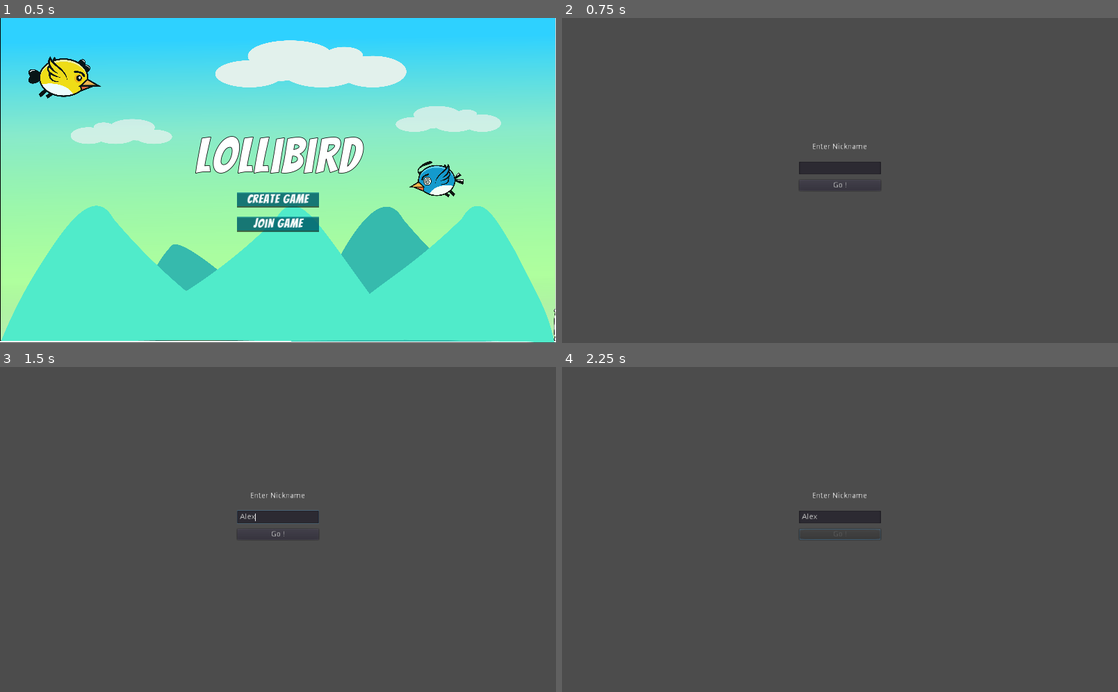
Above: before the commit, frames 1-4 (two rows, left to right).
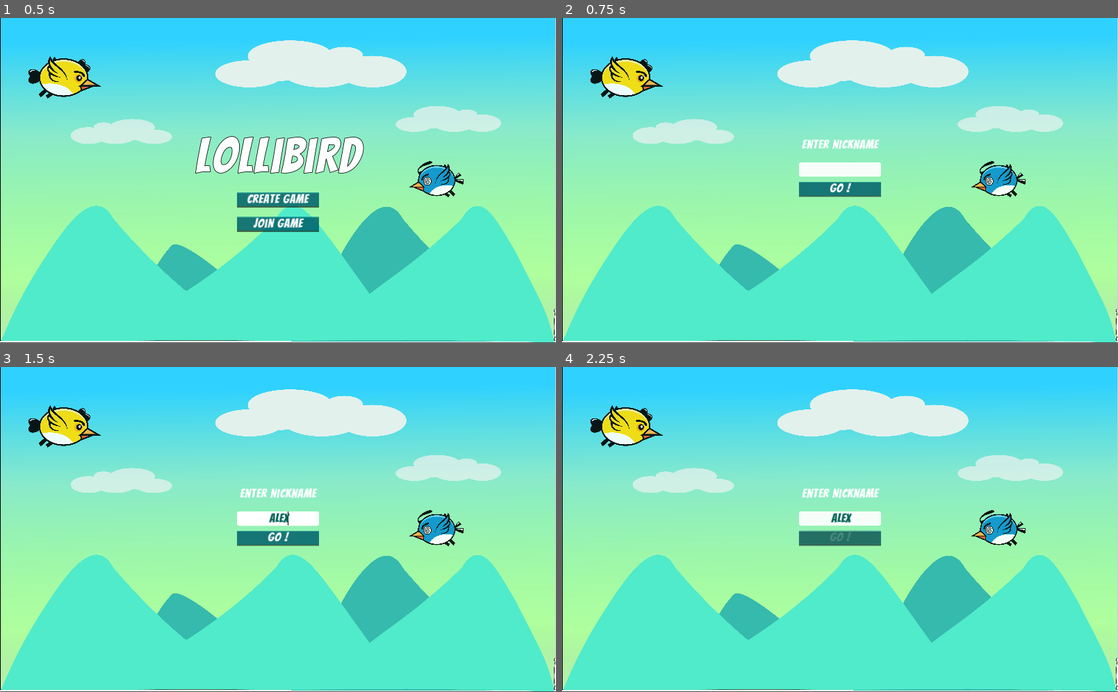
Above: after the commit, the same moments.

Repository: putskan/LolliBird
Game: Godot game, scene res://src/UI/MainMenu.tscn
The game is run twice, just before and just after one commit, with the same random seed, the same clock (stepped at 60 frames per second) and the same inputs.
Inputs (mouse positions are in pixels of both pictures, inside the frame that each line leads up to):
- Up to frame 1 (0.5 s): no input
- Up to frame 2 (0.75 s): click "Create Game" at 0.5 s
- Up to frame 3 (1.5 s): click (278, 516) at 1.27 s; type "Alex" at 1.35 s
- Up to frame 4 (2.25 s): click "Go !" at 2 s

Frame 1 is identical in both runs. In frame 2, 100% of the frame differs, in the area x 0-100%, y 0-100%; in frame 3, 100%; in frame 4, 100%.

Commit message:
Add pretty UI to all menus

Diff:
--- a/Game/Client/src/Players/LobbyBird.tscn
+++ b/Game/Client/src/Players/LobbyBird.tscn
@@ -1,7 +1,13 @@
-[gd_scene load_steps=3 format=2]
+[gd_scene load_steps=5 format=2]
 
 [ext_resource path="res://src/Players/GenericPlayer.tscn" type="PackedScene" id=1]
 [ext_resource path="res://src/Players/LobbyBird.gd" type="Script" id=2]
+[ext_resource path="res://assets/fonts/Bangers-Regular.ttf" type="DynamicFontData" id=3]
+
+[sub_resource type="DynamicFont" id=1]
+size = 15
+extra_spacing_char = 1
+font_data = ExtResource( 3 )
 
 [node name="LobbyBird" type="Control" groups=[
 "LobbyBirds",
@@ -42,7 +48,8 @@
 [node name="PlayerName" type="Label" parent="VBoxContainer"]
 margin_top = 34.0
 margin_right = 101.0
-margin_bottom = 48.0
+margin_bottom = 51.0
+custom_fonts/font = SubResource( 1 )
 text = "PlayerName"
 align = 1
 __meta__ = {
--- /dev/null
+++ b/Game/Client/src/UI/BasicLineEdit.tscn
@@ -0,0 +1,12 @@
+[gd_scene format=2]
+
+[node name="BasicLineEdit" type="LineEdit"]
+margin_top = 37.0
+margin_right = 150.0
+margin_bottom = 72.0
+align = 1
+caret_blink = true
+caret_blink_speed = 0.55
+__meta__ = {
+"_edit_use_anchors_": false
+}
--- a/Game/Client/src/UI/GameLobby.tscn
+++ b/Game/Client/src/UI/GameLobby.tscn
@@ -1,6 +1,9 @@
-[gd_scene load_steps=2 format=2]
+[gd_scene load_steps=5 format=2]
 
+[ext_resource path="res://src/UI/themes/main_theme.tres" type="Theme" id=1]
 [ext_resource path="res://src/UI/GameLobby.gd" type="Script" id=2]
+[ext_resource path="res://src/UI/MenuBg.tscn" type="PackedScene" id=3]
+[ext_resource path="res://src/UI/LobbyBg.tscn" type="PackedScene" id=4]
 
 [node name="GameLobby" type="MarginContainer"]
 anchor_right = 1.0
@@ -9,6 +12,7 @@
 margin_top = 50.0
 margin_right = -50.0
 margin_bottom = -50.0
+theme = ExtResource( 1 )
 script = ExtResource( 2 )
 __meta__ = {
 "_edit_use_anchors_": false
@@ -21,29 +25,27 @@
 alignment = 1
 
 [node name="HBoxContainer" type="HBoxContainer" parent="VBoxContainer"]
-margin_top = 15.0
+margin_top = 11.0
 margin_right = 924.0
-margin_bottom = 35.0
+margin_bottom = 38.0
 __meta__ = {
 "_edit_use_anchors_": false
 }
 
-[node name="RoomID" type="RichTextLabel" parent="VBoxContainer/HBoxContainer"]
+[node name="RoomID" type="Label" parent="VBoxContainer/HBoxContainer"]
 margin_right = 150.0
-margin_bottom = 20.0
+margin_bottom = 27.0
 rect_min_size = Vector2( 150, 20 )
 size_flags_horizontal = 0
 size_flags_vertical = 0
+custom_colors/font_color = Color( 0, 0, 0, 1 )
 text = "PIN: "
-__meta__ = {
-"_edit_use_anchors_": false
-}
 
 [node name="StartGame" type="Button" parent="VBoxContainer/HBoxContainer"]
 margin_left = 154.0
-margin_right = 237.0
-margin_bottom = 20.0
-rect_min_size = Vector2( 70, 20 )
+margin_right = 284.0
+margin_bottom = 27.0
+rect_min_size = Vector2( 130, 27 )
 size_flags_horizontal = 0
 size_flags_vertical = 0
 text = "Start Game"
@@ -52,16 +54,16 @@
 }
 
 [node name="Teams" type="VBoxContainer" parent="VBoxContainer"]
-margin_top = 105.0
+margin_top = 108.0
 margin_right = 924.0
-margin_bottom = 315.0
+margin_bottom = 318.0
 custom_constants/separation = 10
 
 [node name="Team1" type="ColorRect" parent="VBoxContainer/Teams"]
 margin_right = 924.0
 margin_bottom = 100.0
-rect_min_size = Vector2( 700, 100 )
-color = Color( 0.627451, 0, 0.443137, 1 )
+rect_min_size = Vector2( 924, 100 )
+color = Color( 0.777344, 0, 0.583008, 0.784314 )
 
 [node name="Team1Label" type="Label" parent="VBoxContainer/Teams/Team1"]
 margin_left = 5.0
@@ -72,10 +74,9 @@
 }
 
 [node name="BirdsContainer" type="HBoxContainer" parent="VBoxContainer/Teams/Team1"]
-anchor_top = 1.0
+anchor_top = 0.5
 anchor_right = 1.0
-anchor_bottom = 1.0
-margin_top = -50.0
+anchor_bottom = 0.5
 custom_constants/separation = 10
 __meta__ = {
 "_edit_use_anchors_": false
@@ -85,12 +86,15 @@
 margin_top = 110.0
 margin_right = 924.0
 margin_bottom = 210.0
-rect_min_size = Vector2( 700, 100 )
-color = Color( 0, 0.262745, 0.886275, 1 )
+rect_min_size = Vector2( 924, 100 )
+color = Color( 0, 0.0743408, 0.679688, 0.784314 )
 
 [node name="Team2Label" type="Label" parent="VBoxContainer/Teams/Team2"]
 margin_left = 5.0
 margin_top = 5.0
+margin_right = 69.0
+margin_bottom = 62.0
+rect_min_size = Vector2( 60, 27 )
 text = "Team 2
 "
 __meta__ = {
@@ -98,21 +102,20 @@
 }
 
 [node name="BirdsContainer" type="HBoxContainer" parent="VBoxContainer/Teams/Team2"]
-anchor_top = 1.0
+anchor_top = 0.5
 anchor_right = 1.0
-anchor_bottom = 1.0
-margin_top = -50.0
+anchor_bottom = 0.5
 custom_constants/separation = 10
 __meta__ = {
 "_edit_use_anchors_": false
 }
 
 [node name="Unassigned" type="ColorRect" parent="VBoxContainer"]
-margin_top = 385.0
+margin_top = 388.0
 margin_right = 924.0
-margin_bottom = 485.0
-rect_min_size = Vector2( 700, 100 )
-color = Color( 0.109804, 0.109804, 0.109804, 1 )
+margin_bottom = 488.0
+rect_min_size = Vector2( 924, 100 )
+color = Color( 0, 0, 0, 0.784314 )
 
 [node name="UnassignedLabel" type="Label" parent="VBoxContainer/Unassigned"]
 margin_left = 5.0
@@ -126,14 +129,15 @@
 }
 
 [node name="BirdsContainer" type="HBoxContainer" parent="VBoxContainer/Unassigned"]
-anchor_top = 1.0
+anchor_top = 0.5
 anchor_right = 1.0
-anchor_bottom = 1.0
-margin_left = 20.0
-margin_top = -50.0
-margin_right = -20.0
+anchor_bottom = 0.5
 custom_constants/separation = 10
 __meta__ = {
 "_edit_use_anchors_": false
 }
+
+[node name="MenuBg" parent="." instance=ExtResource( 3 )]
+
+[node name="LobbyBg" parent="." instance=ExtResource( 4 )]
 [connection signal="pressed" from="VBoxContainer/HBoxContainer/StartGame" to="." method="_on_StartGame_pressed"]
--- a/Game/Client/src/UI/JoinRoom.tscn
+++ b/Game/Client/src/UI/JoinRoom.tscn
@@ -1,7 +1,10 @@
-[gd_scene load_steps=3 format=2]
+[gd_scene load_steps=6 format=2]
 
 [ext_resource path="res://src/UI/JoinRoom.gd" type="Script" id=1]
 [ext_resource path="res://src/UI/BasicButton1.tscn" type="PackedScene" id=2]
+[ext_resource path="res://src/UI/MenuBg.tscn" type="PackedScene" id=3]
+[ext_resource path="res://src/UI/themes/main_theme.tres" type="Theme" id=4]
+[ext_resource path="res://src/UI/BasicLineEdit.tscn" type="PackedScene" id=5]
 
 [node name="PlayerLogin" type="MarginContainer"]
 anchor_right = 1.0
@@ -10,6 +13,7 @@
 margin_top = 50.0
 margin_right = -50.0
 margin_bottom = -100.0
+theme = ExtResource( 4 )
 script = ExtResource( 1 )
 __meta__ = {
 "_edit_use_anchors_": false
@@ -21,34 +25,31 @@
 
 [node name="VBoxContainer" type="VBoxContainer" parent="CenterContainer"]
 margin_left = 387.0
-margin_top = 181.0
+margin_top = 169.0
 margin_right = 537.0
-margin_bottom = 269.0
+margin_bottom = 280.0
 size_flags_vertical = 3
 custom_constants/separation = 20
 alignment = 1
 
 [node name="VBoxContainer2" type="VBoxContainer" parent="CenterContainer/VBoxContainer"]
 margin_right = 150.0
-margin_bottom = 48.0
+margin_bottom = 64.0
 custom_constants/separation = 10
 
 [node name="Label2" type="Label" parent="CenterContainer/VBoxContainer/VBoxContainer2"]
 margin_right = 150.0
-margin_bottom = 14.0
+margin_bottom = 27.0
 text = "Enter PIN"
 align = 1
 
-[node name="RoomIDInput" type="LineEdit" parent="CenterContainer/VBoxContainer/VBoxContainer2"]
-margin_top = 24.0
-margin_right = 150.0
-margin_bottom = 48.0
-__meta__ = {
-"_edit_use_anchors_": false
-}
+[node name="RoomIDInput" parent="CenterContainer/VBoxContainer/VBoxContainer2" instance=ExtResource( 5 )]
+margin_bottom = 64.0
 
 [node name="Join" parent="CenterContainer/VBoxContainer" instance=ExtResource( 2 )]
-margin_top = 68.0
-margin_bottom = 88.0
+margin_top = 84.0
+margin_bottom = 111.0
 text = "Join"
+
+[node name="MenuBg" parent="." instance=ExtResource( 3 )]
 [connection signal="pressed" from="CenterContainer/VBoxContainer/Join" to="." method="_on_Join_pressed"]
--- /dev/null
+++ b/Game/Client/src/UI/LobbyBg.tscn
@@ -0,0 +1,15 @@
+[gd_scene load_steps=2 format=2]
+
+[ext_resource path="res://assets/backgrounds/Flat Nature Art.png" type="Texture" id=1]
+
+[node name="LobbyBg" type="CanvasLayer"]
+layer = -1
+
+[node name="TextureRect" type="TextureRect" parent="."]
+anchor_right = 1.0
+anchor_bottom = 1.0
+texture = ExtResource( 1 )
+expand = true
+__meta__ = {
+"_edit_use_anchors_": false
+}
--- a/Game/Client/src/UI/MainMenu.tscn
+++ b/Game/Client/src/UI/MainMenu.tscn
@@ -5,7 +5,6 @@
 [ext_resource path="res://src/UI/MenuBg.tscn" type="PackedScene" id=3]
 [ext_resource path="res://src/UI/themes/title_theme.tres" type="Theme" id=6]
 [ext_resource path="res://src/UI/themes/main_theme.tres" type="Theme" id=7]
-
 
 [node name="MainMenu" type="MarginContainer"]
 anchor_right = 1.0
--- a/Game/Client/src/UI/UserPrefs.tscn
+++ b/Game/Client/src/UI/UserPrefs.tscn
@@ -1,7 +1,10 @@
-[gd_scene load_steps=3 format=2]
+[gd_scene load_steps=6 format=2]
 
 [ext_resource path="res://src/UI/UserPrefs.gd" type="Script" id=1]
 [ext_resource path="res://src/UI/BasicButton1.tscn" type="PackedScene" id=2]
+[ext_resource path="res://src/UI/BasicLineEdit.tscn" type="PackedScene" id=3]
+[ext_resource path="res://src/UI/MenuBg.tscn" type="PackedScene" id=4]
+[ext_resource path="res://src/UI/themes/main_theme.tres" type="Theme" id=5]
 
 [node name="PlayerLogin" type="MarginContainer"]
 anchor_right = 1.0
@@ -10,6 +13,7 @@
 margin_top = 50.0
 margin_right = -50.0
 margin_bottom = -100.0
+theme = ExtResource( 5 )
 script = ExtResource( 1 )
 __meta__ = {
 "_edit_use_anchors_": false
@@ -21,34 +25,33 @@
 
 [node name="VBoxContainer" type="VBoxContainer" parent="CenterContainer"]
 margin_left = 387.0
-margin_top = 181.0
+margin_top = 169.0
 margin_right = 537.0
-margin_bottom = 269.0
+margin_bottom = 280.0
 size_flags_vertical = 3
 custom_constants/separation = 20
 alignment = 1
 
 [node name="Label" type="Label" parent="CenterContainer/VBoxContainer"]
 margin_right = 150.0
-margin_bottom = 14.0
+margin_bottom = 27.0
 text = "Enter Nickname"
 align = 1
 
 [node name="VBoxContainer" type="VBoxContainer" parent="CenterContainer/VBoxContainer"]
-margin_top = 34.0
+margin_top = 47.0
 margin_right = 150.0
-margin_bottom = 88.0
+margin_bottom = 111.0
 custom_constants/separation = 10
 
-[node name="NicknameInput" type="LineEdit" parent="CenterContainer/VBoxContainer/VBoxContainer"]
-margin_right = 150.0
-margin_bottom = 24.0
-__meta__ = {
-"_edit_use_anchors_": false
-}
+[node name="NicknameInput" parent="CenterContainer/VBoxContainer/VBoxContainer" instance=ExtResource( 3 )]
+margin_top = 0.0
+margin_bottom = 27.0
 
 [node name="Create" parent="CenterContainer/VBoxContainer/VBoxContainer" instance=ExtResource( 2 )]
-margin_top = 34.0
-margin_bottom = 54.0
+margin_top = 37.0
+margin_bottom = 64.0
 text = "Go !"
+
+[node name="MenuBg" parent="." instance=ExtResource( 4 )]
 [connection signal="pressed" from="CenterContainer/VBoxContainer/VBoxContainer/Create" to="." method="_on_Create_pressed"]
--- a/Game/Client/src/UI/themes/main_theme.tres
+++ b/Game/Client/src/UI/themes/main_theme.tres
@@ -1,43 +1,63 @@
-[gd_resource type="Theme" load_steps=7 format=2]
+[gd_resource type="Theme" load_steps=8 format=2]
 
 [ext_resource path="res://assets/fonts/Bangers-Regular.ttf" type="DynamicFontData" id=1]
 
-[sub_resource type="StyleBoxFlat" id=4]
+[sub_resource type="StyleBoxFlat" id=1]
 bg_color = Color( 0, 0.505882, 0.560784, 0.407843 )
 shadow_size = 1
 shadow_offset = Vector2( 0, 2 )
 
-[sub_resource type="StyleBoxFlat" id=3]
+[sub_resource type="StyleBoxFlat" id=2]
 bg_color = Color( 0, 0.2, 0.223529, 0.643137 )
 shadow_size = 1
 shadow_offset = Vector2( 0, 2 )
 
-[sub_resource type="StyleBoxFlat" id=2]
+[sub_resource type="StyleBoxFlat" id=3]
 bg_color = Color( 0, 0.505882, 0.560784, 0.643137 )
 shadow_size = 1
 shadow_offset = Vector2( 0, 2 )
 
-[sub_resource type="StyleBoxFlat" id=5]
+[sub_resource type="StyleBoxFlat" id=4]
 bg_color = Color( 0, 0.505882, 0.560784, 0.952941 )
 shadow_size = 1
 shadow_offset = Vector2( 0, 2 )
 
-[sub_resource type="DynamicFont" id=1]
+[sub_resource type="StyleBoxFlat" id=6]
+bg_color = Color( 1, 1, 1, 0.92549 )
+corner_radius_top_left = 3
+corner_radius_top_right = 3
+corner_radius_bottom_right = 3
+corner_radius_bottom_left = 3
+
+[sub_resource type="DynamicFont" id=5]
 size = 24
 use_filter = true
 extra_spacing_char = 1
 font_data = ExtResource( 1 )
 
 [resource]
-default_font = SubResource( 1 )
+default_font = SubResource( 5 )
 Button/colors/font_color = Color( 1, 1, 1, 1 )
 Button/colors/font_color_disabled = Color( 0.9, 0.9, 0.9, 0.2 )
 Button/colors/font_color_hover = Color( 0.94, 0.94, 0.94, 1 )
 Button/colors/font_color_pressed = Color( 1, 1, 1, 1 )
 Button/constants/hseparation = 2
 Button/fonts/font = null
-Button/styles/disabled = SubResource( 4 )
+Button/styles/disabled = SubResource( 1 )
 Button/styles/focus = null
-Button/styles/hover = SubResource( 3 )
-Button/styles/normal = SubResource( 2 )
-Button/styles/pressed = SubResource( 5 )
+Button/styles/hover = SubResource( 2 )
+Button/styles/normal = SubResource( 3 )
+Button/styles/pressed = SubResource( 4 )
+LineEdit/colors/clear_button_color = Color( 1, 1, 1, 1 )
+LineEdit/colors/clear_button_color_pressed = Color( 1, 1, 1, 1 )
+LineEdit/colors/cursor_color = Color( 0, 0, 0, 1 )
+LineEdit/colors/font_color = Color( 0, 0.380392, 0.32549, 1 )
+LineEdit/colors/font_color_selected = Color( 0, 0, 0, 1 )
+LineEdit/colors/font_color_uneditable = Color( 0.88, 0.88, 0.88, 0.5 )
+LineEdit/colors/selection_color = Color( 0.49, 0.49, 0.49, 1 )
+LineEdit/constants/minimum_spaces = 8
+LineEdit/fonts/font = null
+LineEdit/icons/clear = null
+LineEdit/styles/focus = SubResource( 6 )
+LineEdit/styles/normal = SubResource( 6 )
+LineEdit/styles/read_only = SubResource( 6 )
Binary file added: Game/Client/assets/backgrounds/Flat Nature Art.png
Not shown, added: Game/Client/assets/backgrounds/Flat Nature Art.png.import
Not shown, removed: Game/Client/assets/backgrounds/Readme.txt
Not shown, added: Game/Client/assets/backgrounds/source.txt
